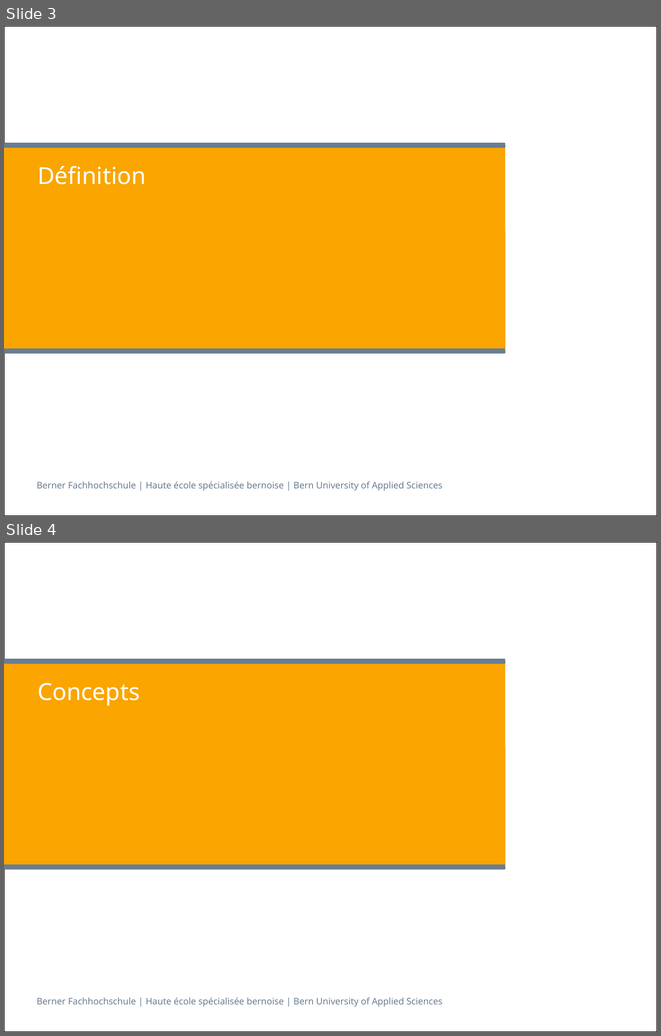
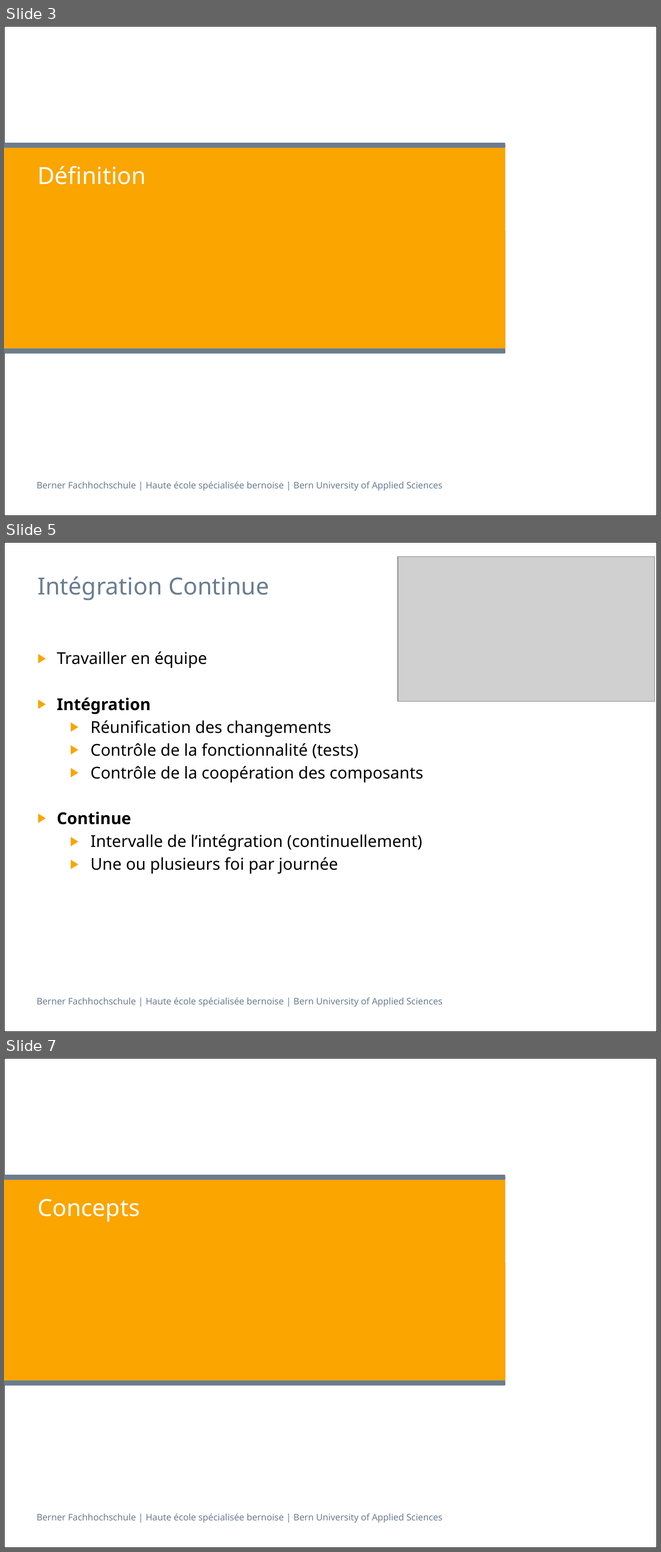
Before and after one commit to h3ll5ur7er/InfoSeminar, a slide deck: continuousIntegration/Infseminar_IntegrationContinue_aescd5.pptx. Shown one above the other, each under a label of ours: slides 3 and 4 before the commit, slides 3, 5 and 7 after it; the slides between them are not shown. The pictures are 661x1036 and 661x1552 pixels, drawn with LibreOffice and Linux fonts; fonts in the diff are those of the drawing; grey boxes stand for pictures. Boxes give left, top, right and bottom in pixels: in the first picture for what was removed or moved away, otherwise in the second. Text is boxed around its words. In the diff, an @@ line names an element or a change of style, - is before the commit and + after.

```diff
--- a/continuousIntegration/Infseminar_IntegrationContinue_aescd5.pptx
+++ b/continuousIntegration/Infseminar_IntegrationContinue_aescd5.pptx
@@ slide 5 added at <box>4,542,657,1032</box>, background #FFFFFF; not listed: 2 template elements that a slide beside it also shows @@
@@ picture added at <box>398,557,655,702</box> @@
@@ title added at <box>37,576,269,600</box>, 26 pt, text #697D91 @@
+Intégration Continue
@@ text added at <box>57,651,423,874</box>, 18 pt, text #000000 @@
+▶ Travailler en équipe
+▶ Intégration
+  ▶ Réunification des changements
+  ▶ Contrôle de la fonctionnalité (tests)
+  ▶ Contrôle de la coopération des composants
+▶ Continue
+  ▶ Intervalle de l’intégration (continuellement)
+  ▶ Une ou plusieurs foi par journée
@@ what was slide 4 is now slide 7 @@
```
Also in this commit, not shown: 2 slides changed, 11 other slides added.
